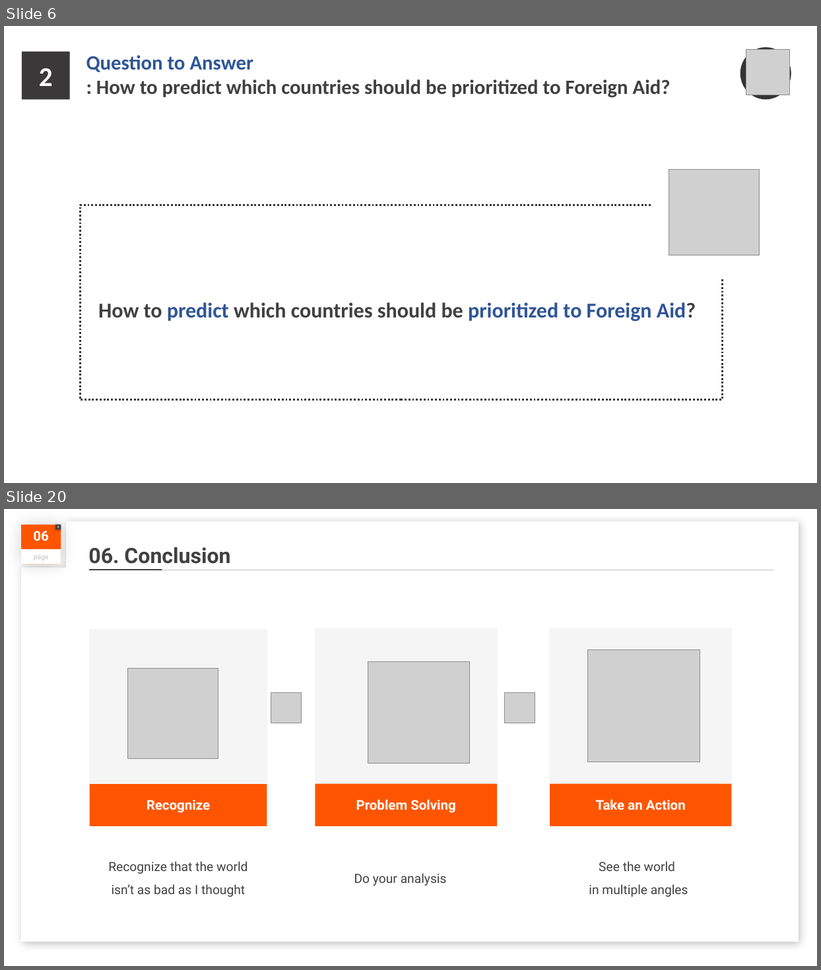
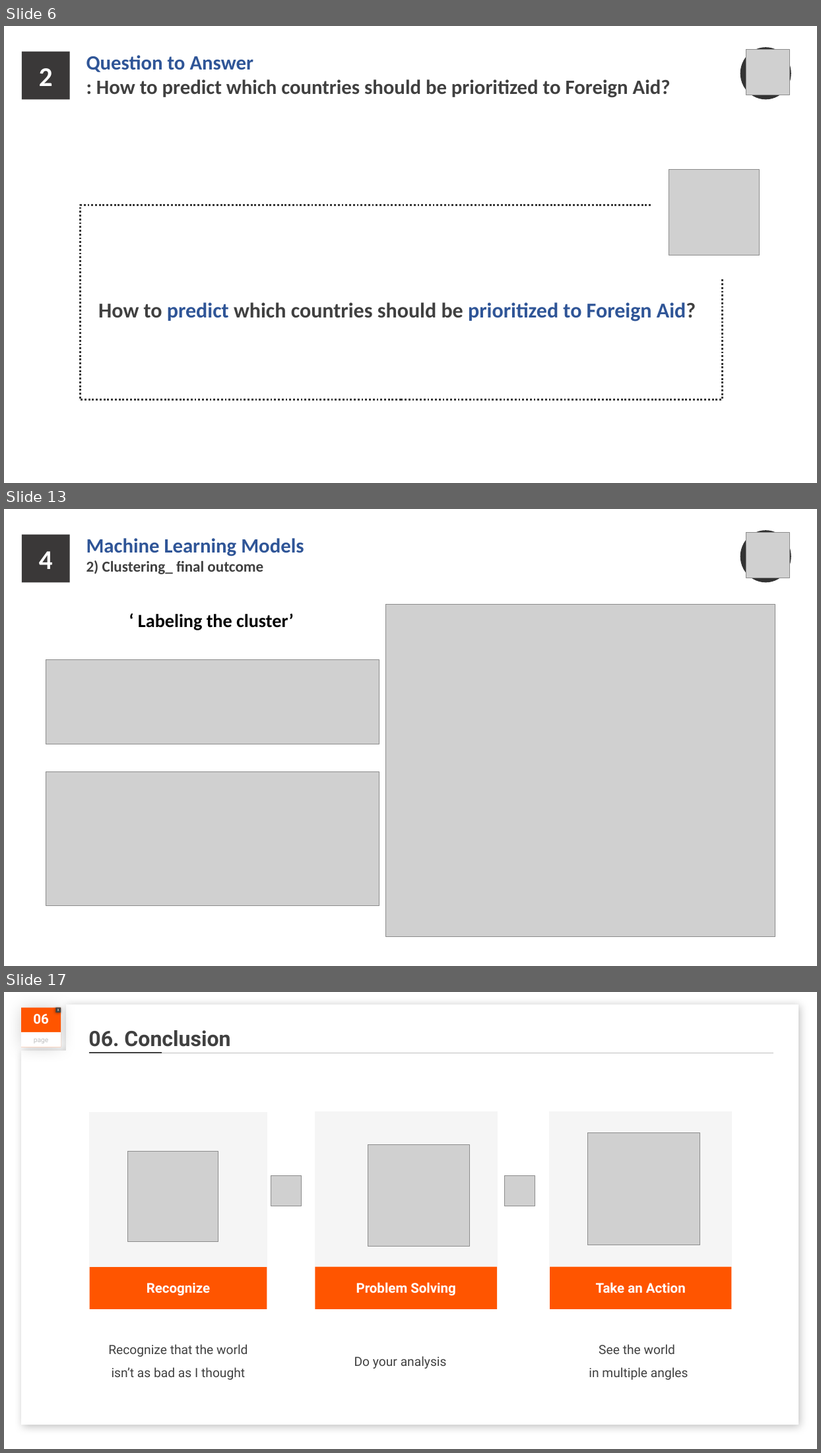
Before and after one commit to hej6853/Rowdy_Rooster_Project3, a slide deck: Factfulness_FINAL.pptx. Shown one above the other, each under a label of ours: slides 6 and 20 before the commit, slides 6, 13 and 17 after it; the slides between them are not shown. The pictures are 821x970 and 821x1453 pixels, drawn with LibreOffice and Linux fonts; fonts in the diff are those of the drawing; grey boxes stand for pictures; background and template pictures are left out. Boxes give left, top, right and bottom in pixels: in the first picture for what was removed or moved away, otherwise in the second. Text is boxed around its words. In the diff, an @@ line names an element or a change of style, - is before the commit and + after.

```diff
--- a/Factfulness_FINAL.pptx
+++ b/Factfulness_FINAL.pptx
@@ slide 13 added at <box>4,509,817,966</box>, background picture (left out) @@
@@ rectangle added at <box>22,535,70,583</box>, fill #3A3838 @@
@@ text added at <box>86,538,304,574</box>, 18 pt, text #404040, bold @@
+Machine Learning Models
+2) Clustering_ final outcome
@@ ellipse added at <box>741,530,791,583</box>, fill #333333 @@
@@ picture added at <box>746,532,789,578</box> @@
@@ text added at <box>39,551,53,569</box>, 32 pt, text #FFFFFF, bold @@
+4
@@ picture added at <box>386,604,776,937</box> @@
@@ text added at <box>138,613,294,630</box>, 22 pt, text #000000, bold @@
+‘ Labeling the cluster’
@@ picture added at <box>46,660,379,745</box> @@
@@ picture added at <box>46,772,379,906</box> @@
@@ what was slide 20 is now slide 17 @@
```
Also in this commit, not shown: 6 slides changed, 5 other slides added, 11 slides removed, 8 other files.
